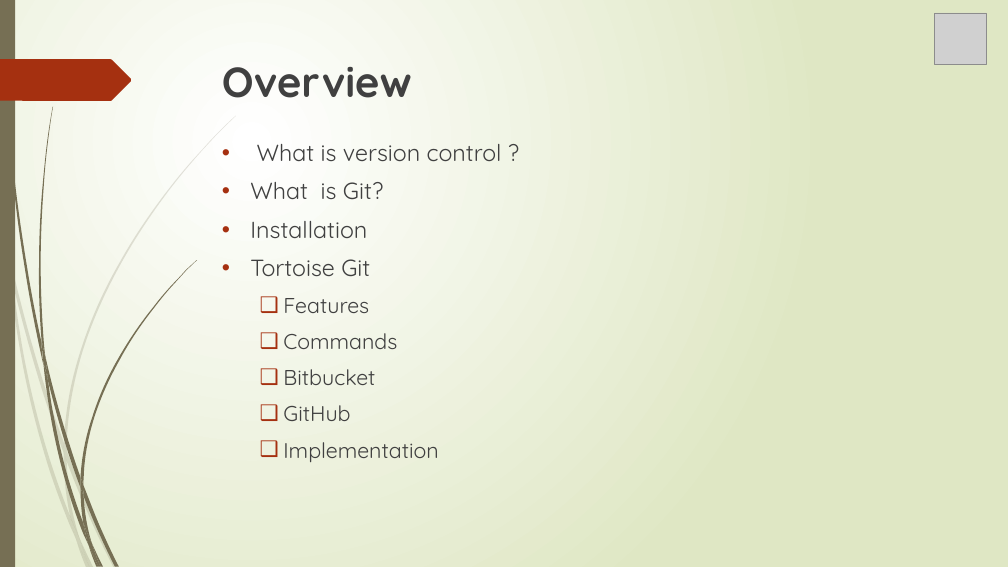
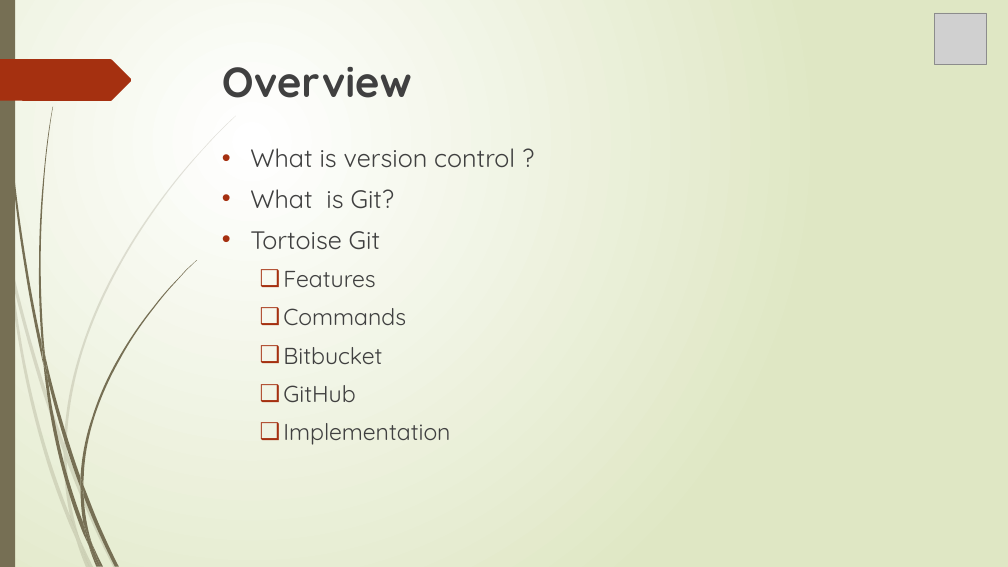
Before and after one commit to MaryGreeshma/testrepo, a slide deck: slide 2 of Git.pptx. Drawn at 1008x567 pixels with LibreOffice and Linux fonts; fonts in the diff are those of the drawing; grey boxes stand for pictures. Boxes give left, top, right and bottom in pixels: in the first picture for what was removed or moved away, otherwise in the second. Text is boxed around its words. In the diff, an @@ line names an element or a change of style, - is before the commit and + after.

Commit message:
git modified

```diff
--- a/Git.pptx
+++ b/Git.pptx
@@ text "What is version control ?" at (250, 148, 515, 445): size 22.2 to 24 pt in "What is version control ?", "What is Git?", "Tortoise Git"; size 20.4 to 22 pt in "Features", "Commands", "Bitbucket", "GitHub" and 1 more places @@
@@ text at (250, 221, 367, 238): paragraph removed @@
-• Installation
```
Also in this commit, not shown: 16 slides added.
